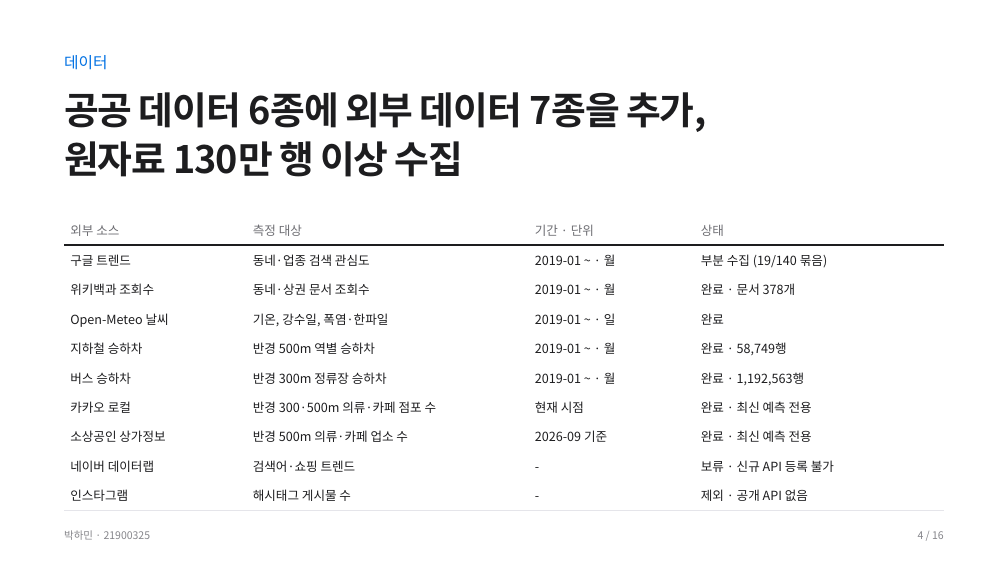
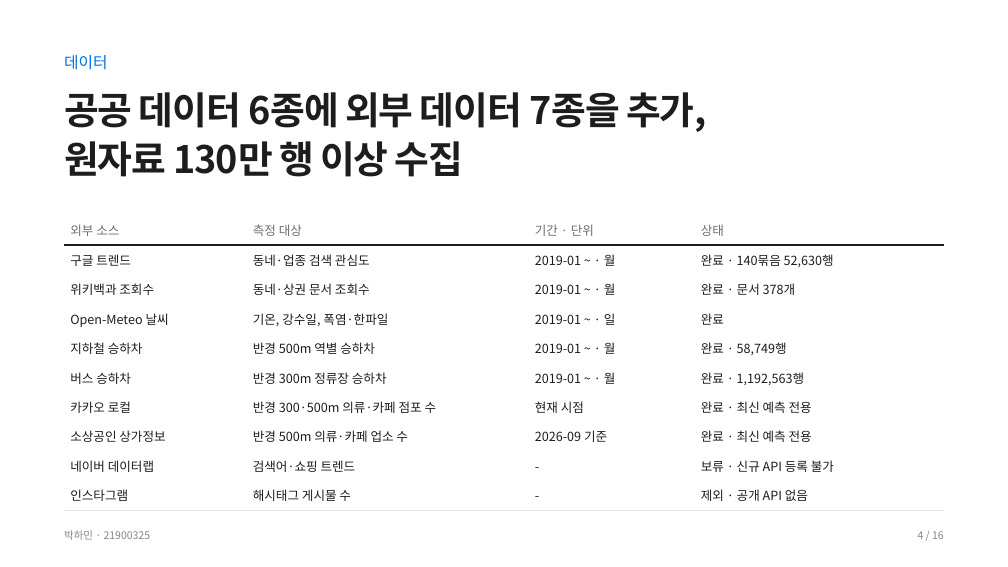
Before and after one commit to noromanticseoul/mystore, a slide deck: slide 4 of docs/어디입게_최종발표.pptx. Drawn at 1008x567 pixels with LibreOffice and Linux fonts; fonts in the diff are those of the drawing. Boxes give left, top, right and bottom in pixels: in the first picture for what was removed or moved away, otherwise in the second. Text is boxed around its words. In the diff, an @@ line names an element or a change of style, - is before the commit and + after.

```diff
--- a/docs/어디입게_최종발표.pptx
+++ b/docs/어디입게_최종발표.pptx
@@ table at (x1=64, y1=216, x2=943, y2=510) @@
-row 2, column 4: 부분 수집 (19/140 묶음)
+row 2, column 4: 완료 · 140묶음 52,630행
```
Also in this commit, not shown: 3 other slides changed, 8 other files.
